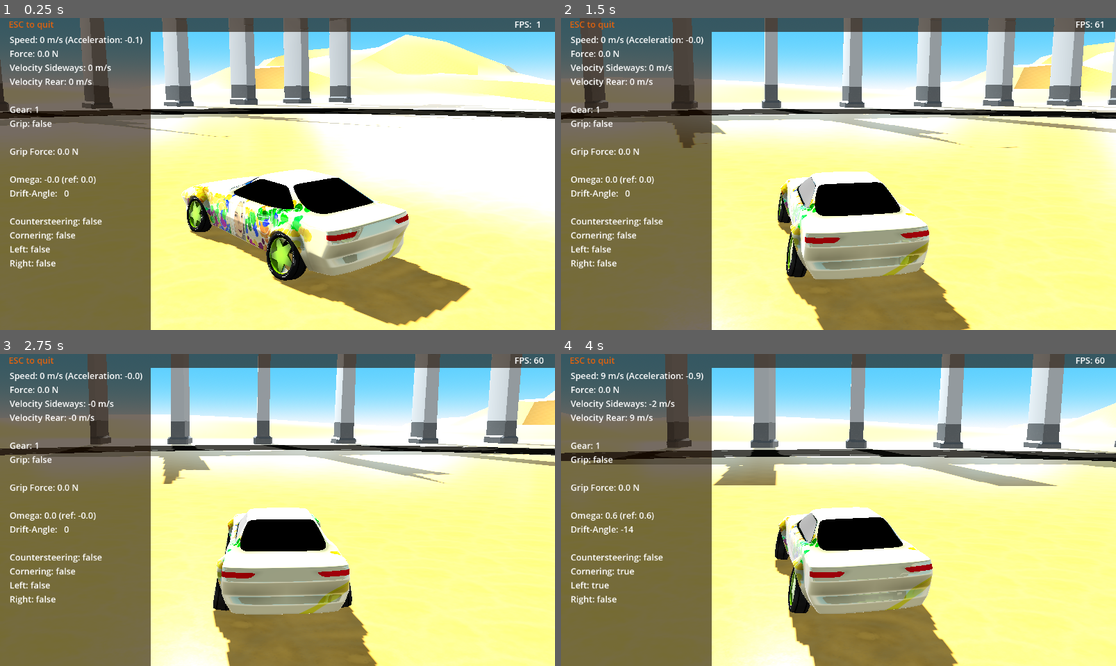
Above: before the commit, frames 1-4 (two rows, left to right).
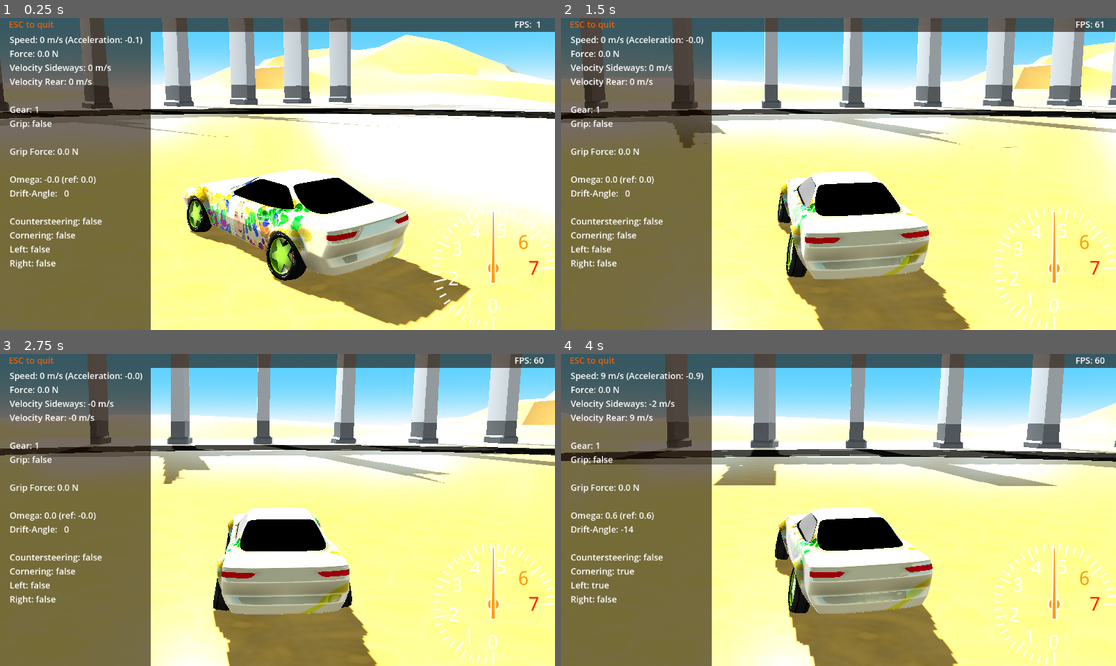
Above: after the commit, the same moments.

Repository: tomaga-dev/DriftCarG4
Game: Godot game, scene res://Scenes/Start.tscn
The game is run twice, just before and just after one commit, with the same random seed, the same clock (stepped at 60 frames per second) and the same inputs.
Inputs:
- Up to frame 1 (0.25 s): no input
- Up to frame 2 (1.5 s): hold Right (controller_right) 0.53-1.28 s; hold Down (controller_brake) from 1.28 s (still down)
- Up to frame 3 (2.75 s): release Down (controller_brake) at 2.03 s; hold Right (controller_right) from 2.03 s (still down)
- Up to frame 4 (4 s): release Right (controller_right) at 2.78 s; hold Up (controller_accelerate) 2.78-3.53 s; hold Left (controller_left) from 3.53 s (still down)

The runs differ from the first frame. In frame 1, 0.8% of the frame differs, in the area x 77-100%, y 60-100%; in frame 2, 0.9%; in frame 3, 0.9%; in frame 4, 0.9%.

Commit message:
The dashboard scene has been added

Diff:
--- a/Drift Car/Scenes/Start.tscn
+++ b/Drift Car/Scenes/Start.tscn
@@ -1,8 +1,10 @@
-[gd_scene load_steps=20 format=3 uid="uid://bmddi06hputur"]
+[gd_scene load_steps=22 format=3 uid="uid://bmddi06hputur"]
 
 [ext_resource type="Script" path="res://Scenes/Start.gd" id="1_gi87r"]
 [ext_resource type="Script" path="res://Scenes/Player.gd" id="2_g27tf"]
 [ext_resource type="Script" path="res://Scenes/Camera.gd" id="3_wjqso"]
+[ext_resource type="PackedScene" uid="uid://jv4wm4mlhwqf" path="res://Scenes/dashboard.tscn" id="4_a1ewv"]
+[ext_resource type="Texture2D" uid="uid://df3yv0munac4v" path="res://Scenes/RevCounterNeedle.png" id="5_jjaii"]
 [ext_resource type="PackedScene" uid="uid://b4p4hvb8ja73m" path="res://Scenes/Monteri.tscn" id="5_x1q82"]
 [ext_resource type="PackedScene" uid="uid://bhqt5d5hg31xl" path="res://Scenes/Status/Status.tscn" id="6_limtv"]
 [ext_resource type="PackedScene" uid="uid://byrafxeh8fmo7" path="res://Scenes/Maps/Map-1/ground.tscn" id="6_w8p8v"]
@@ -63,8 +65,25 @@
 [node name="Player" type="Node" parent="."]
 script = ExtResource("2_g27tf")
 car_node = NodePath("../Monteri")
+needle_node = NodePath("../Dashboard/TextureRect2")
 
 [node name="Status" parent="." instance=ExtResource("6_limtv")]
+
+[node name="Dashboard" parent="." instance=ExtResource("4_a1ewv")]
+
+[node name="TextureRect2" type="TextureRect" parent="Dashboard"]
+layout_mode = 1
+anchors_preset = 3
+anchor_left = 1.0
+anchor_top = 1.0
+anchor_right = 1.0
+anchor_bottom = 1.0
+offset_left = -256.0
+offset_top = -256.0
+grow_horizontal = 0
+grow_vertical = 0
+pivot_offset = Vector2(128, 128)
+texture = ExtResource("5_jjaii")
 
 [node name="DirectionalLight3D" type="DirectionalLight3D" parent="."]
 transform = Transform3D(-0.986286, 0.10609, -0.126433, 0, 0.766045, 0.642788, 0.165047, 0.633972, -0.755538, -20.3359, 103.738, -121.523)
